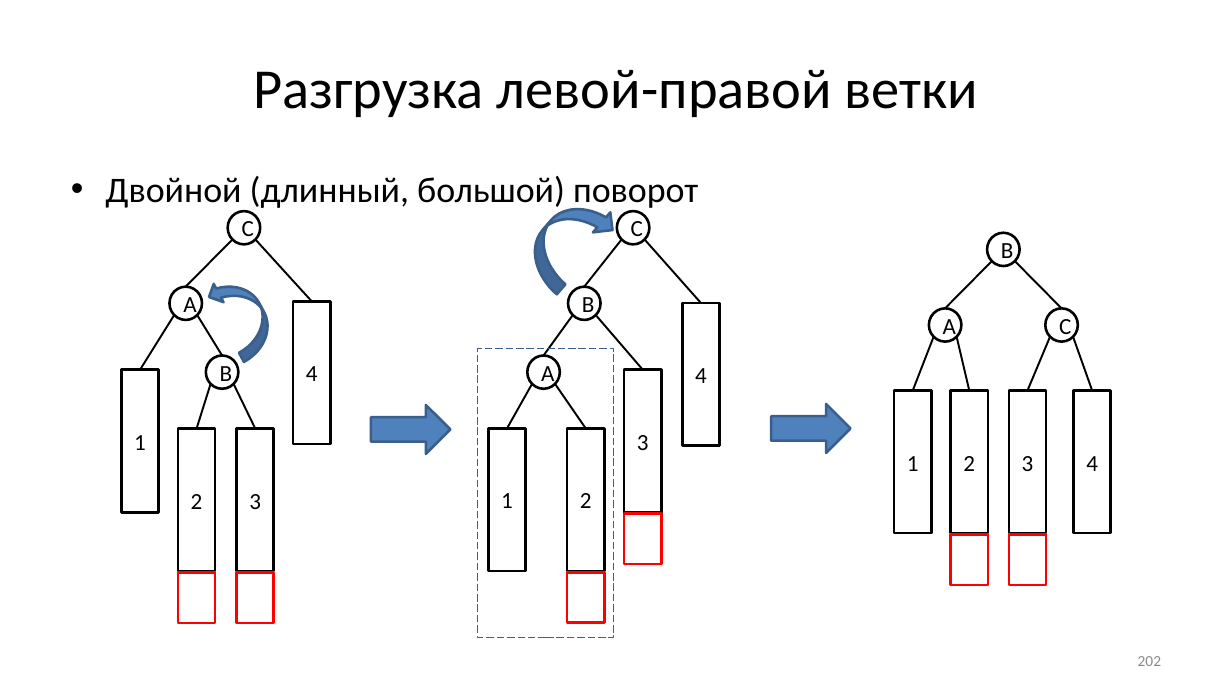
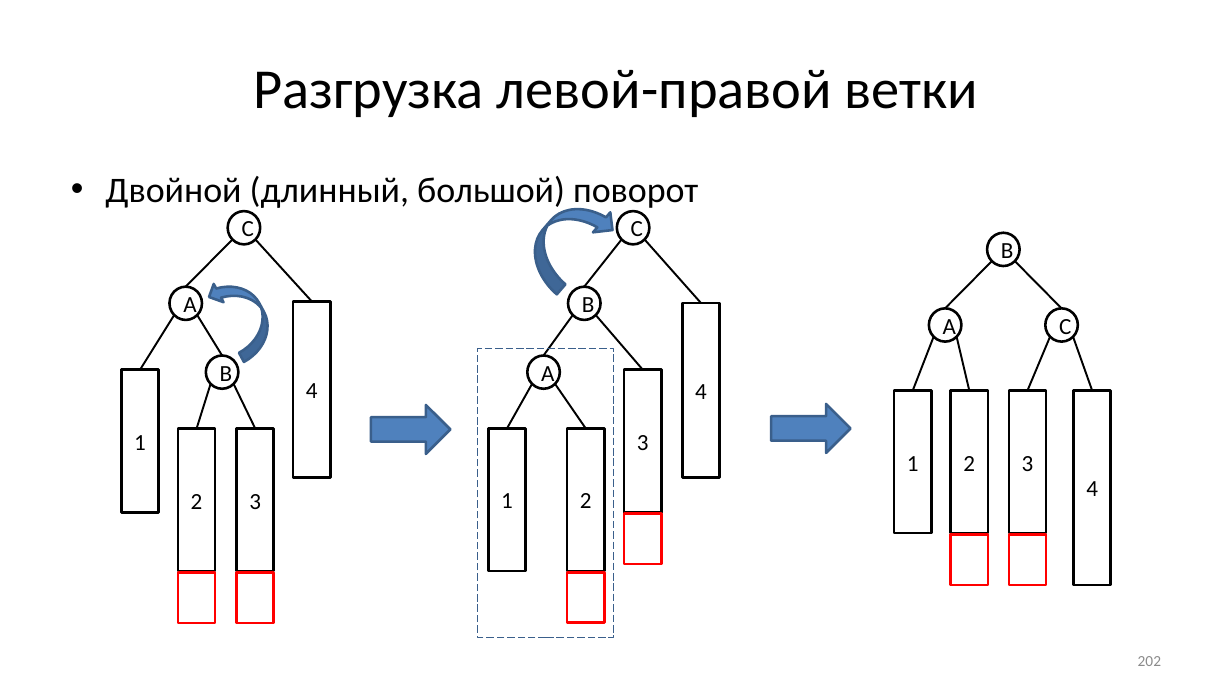
Before and after one commit to Evgueni-Petrov-aka-espetrov/Algorithms-and-Programming-in-C-pptx, a slide deck: slide 202 of 11 Деревья.pptx. Drawn at 1232x693 pixels with LibreOffice and Linux fonts; fonts in the diff are those of the drawing. Boxes give left, top, right and bottom in pixels: in the first picture for what was removed or moved away, otherwise in the second. Text is boxed around its words. In the diff, an @@ line names an element or a change of style, - is before the commit and + after.

```diff
--- a/11 Деревья.pptx
+++ b/11 Деревья.pptx
@@ rectangle "4": place and size @@
-rectangle "4" at bbox=[293, 301, 330, 444]
+rectangle "4" at bbox=[293, 301, 330, 478]
@@ rectangle "4": place and size @@
-rectangle "4" at bbox=[682, 303, 719, 445]
+rectangle "4" at bbox=[682, 303, 719, 478]
@@ rectangle "4": place and size @@
-rectangle "4" at bbox=[1074, 391, 1111, 533]
+rectangle "4" at bbox=[1074, 391, 1111, 585]
```
Also in this commit, not shown: 5 other slides changed.
